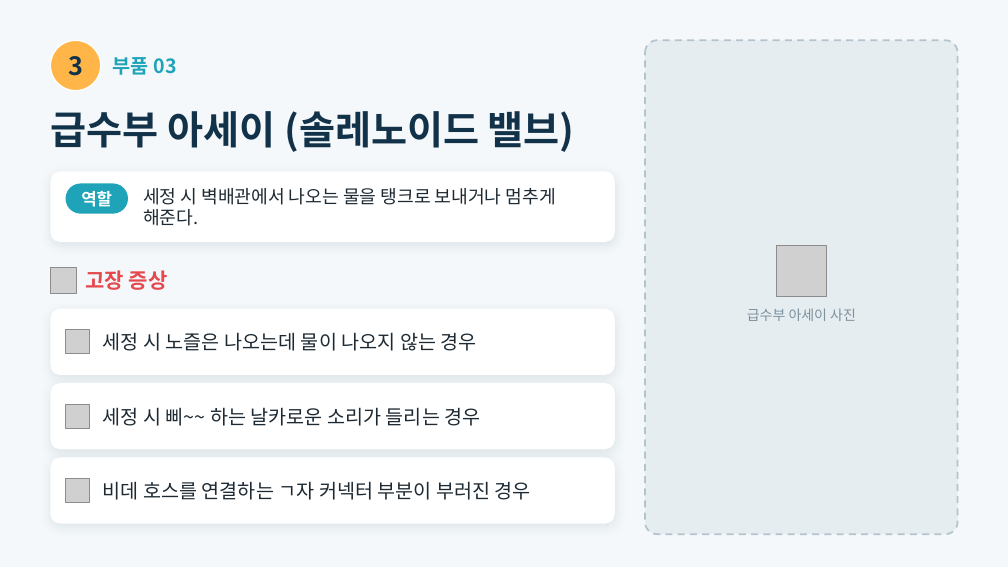
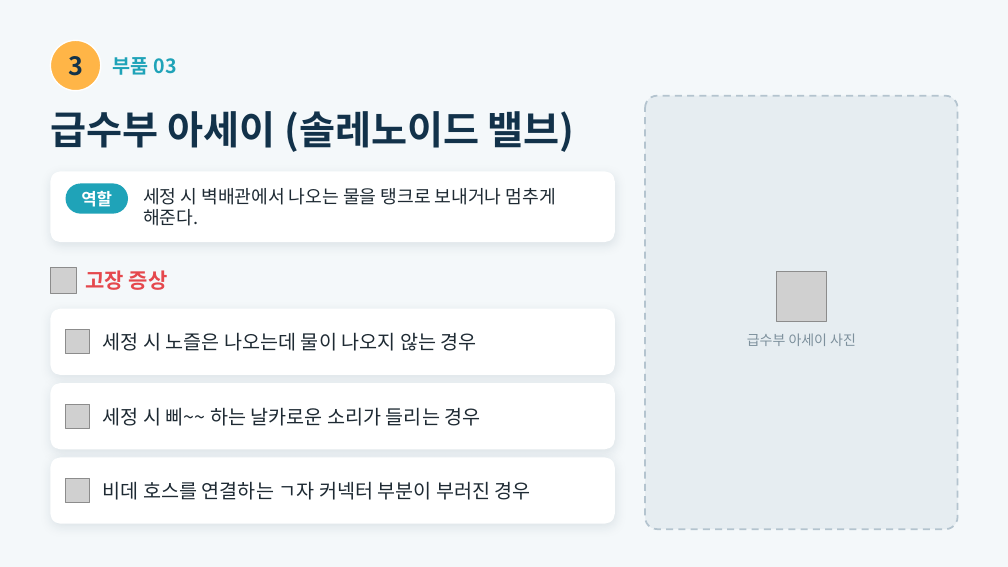
Before and after one commit to curireport/claude-blog-project, a slide deck: slide 4 of 바로바스/output/DB-4000_부품안내카드.pptx. Drawn at 1008x567 pixels with LibreOffice and Linux fonts; fonts in the diff are those of the drawing; grey boxes stand for pictures; background and template pictures are left out. Boxes give left, top, right and bottom in pixels: in the first picture for what was removed or moved away, otherwise in the second. Text is boxed around its words. In the diff, an @@ line names an element or a change of style, - is before the commit and + after.

```diff
--- a/바로바스/output/DB-4000_부품안내카드.pptx
+++ b/바로바스/output/DB-4000_부품안내카드.pptx
@@ rounded rectangle: place and size @@
-rounded rectangle at bbox=[645, 40, 958, 534]
+rounded rectangle at bbox=[645, 96, 958, 529]
@@ picture: place and size @@
-picture at bbox=[776, 246, 827, 296]
+picture at bbox=[776, 271, 827, 322]
@@ text "급수부 아세이 사진": place and size @@
-text "급수부 아세이 사진" at bbox=[747, 308, 856, 321]
+text "급수부 아세이 사진" at bbox=[747, 333, 856, 346]
```
Also in this commit, not shown: 19 other slides changed, 6 other files.
